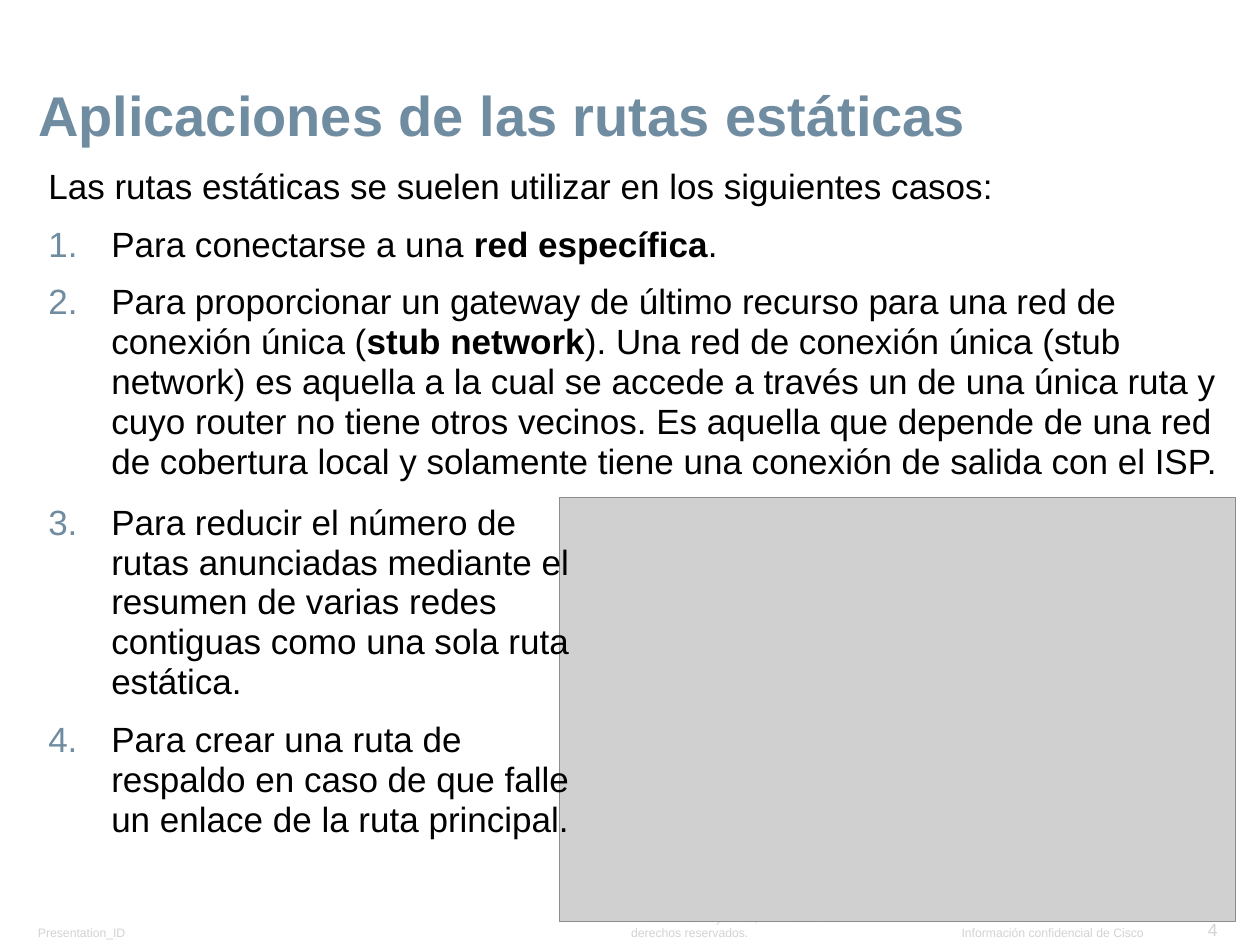
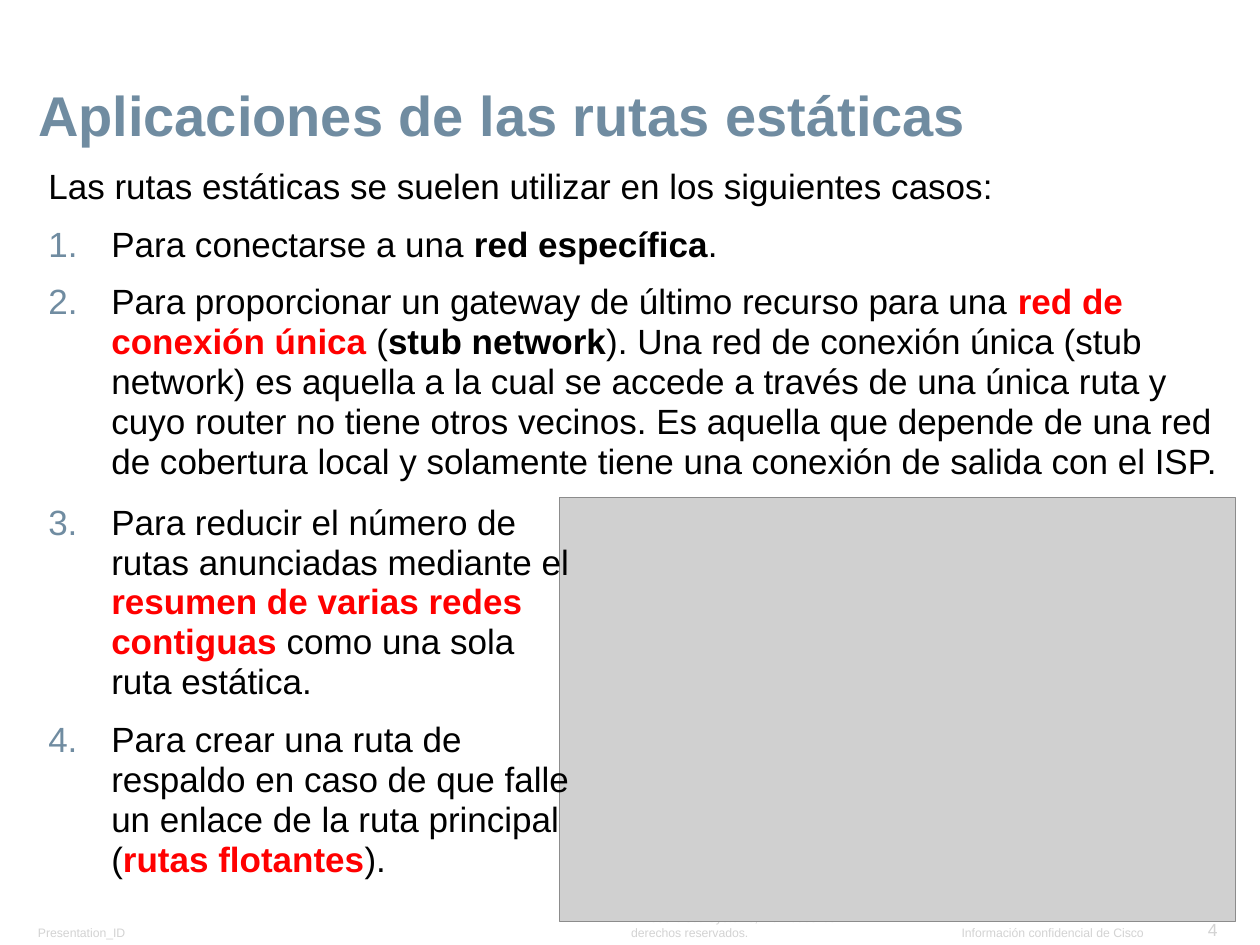
Before and after one commit to lizetheP/Seguridad, a slide deck: slide 4 of Calendario/Presentaciones/6_Ruteo_estatico.pptx. Drawn at 1260x945 pixels with LibreOffice and Linux fonts; fonts in the diff are those of the drawing; grey boxes stand for pictures; background and template pictures are left out. Boxes give left, top, right and bottom in pixels: in the first picture for what was removed or moved away, otherwise in the second. Text is boxed around its words. In the diff, an @@ line names an element or a change of style, - is before the commit and + after.

```diff
--- a/Calendario/Presentaciones/6_Ruteo_estatico.pptx
+++ b/Calendario/Presentaciones/6_Ruteo_estatico.pptx
@@ text at [111, 288, 1217, 480]: text changed @@
-2. Para proporcionar un gateway de último recurso para una red de conexión única (stub network). Una red de conexión única (stub network) es aquella a la cual se accede a través un de una única ruta y cuyo router no tiene otros vecinos. Es aquella que depende de una red de cobertura local y solamente tiene una conexión de salida con el ISP.
+2. Para proporcionar un gateway de último recurso para una red de conexión única (stub network). Una red de conexión única (stub network) es aquella a la cual se accede a través de una única ruta y cuyo router no tiene otros vecinos. Es aquella que depende de una red de cobertura local y solamente tiene una conexión de salida con el ISP.
@@ text at [111, 509, 569, 695]: text colour #000000 to #FF0000, bold on in "resumen de varias redes contiguas" @@
@@ text at [111, 726, 569, 878]: text changed @@
-4. Para crear una ruta de respaldo en caso de que falle un enlace de la ruta principal.
+4. Para crear una ruta de respaldo en caso de que falle un enlace de la ruta principal (rutas flotantes).
```
Also in this commit, not shown: 4 other slides changed, 1 slide added, 1 slide removed, 4 other files.
